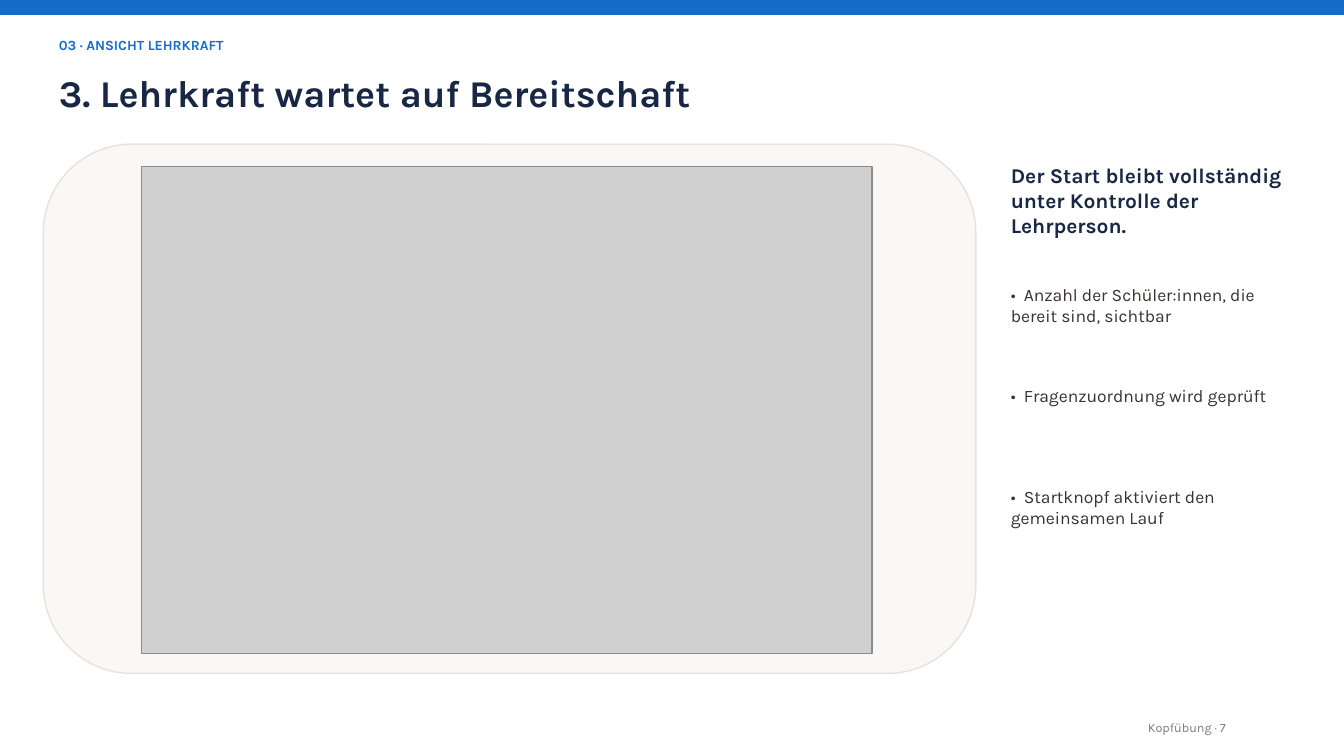
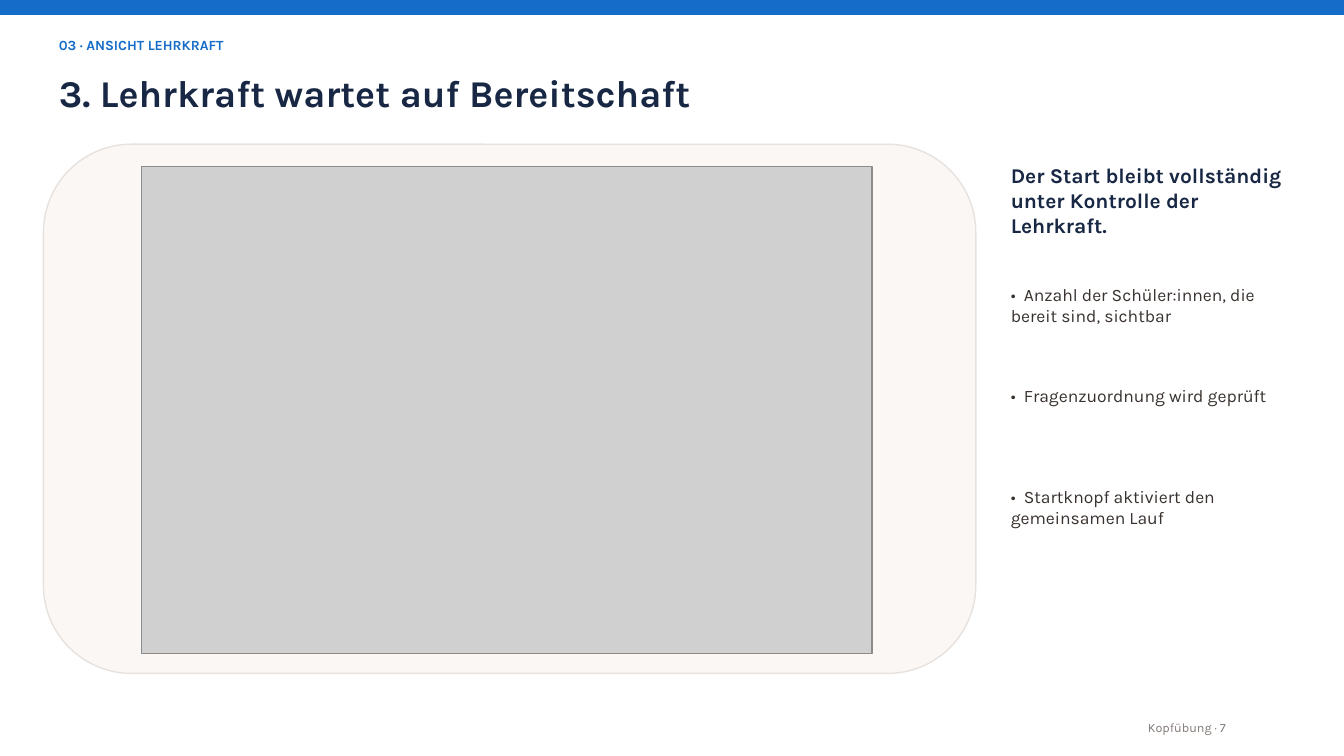
Before and after one commit to kyannic52/moodle-mod_kopfuebung, a slide deck: slide 6 of Kopfuebung_Plugin_Praesentation.pptx. Drawn at 1344x756 pixels with LibreOffice and Linux fonts; fonts in the diff are those of the drawing; grey boxes stand for pictures. Boxes give left, top, right and bottom in pixels: in the first picture for what was removed or moved away, otherwise in the second. Text is boxed around its words. In the diff, an @@ line names an element or a change of style, - is before the commit and + after.

```diff
--- a/Kopfuebung_Plugin_Praesentation.pptx
+++ b/Kopfuebung_Plugin_Praesentation.pptx
@@ text at [1011, 168, 1281, 234]: text changed @@
-Der Start bleibt vollständig unter Kontrolle der Lehrperson.
+Der Start bleibt vollständig unter Kontrolle der Lehrkraft.
```
Also in this commit, not shown: 10 other slides changed, 3 other files.
